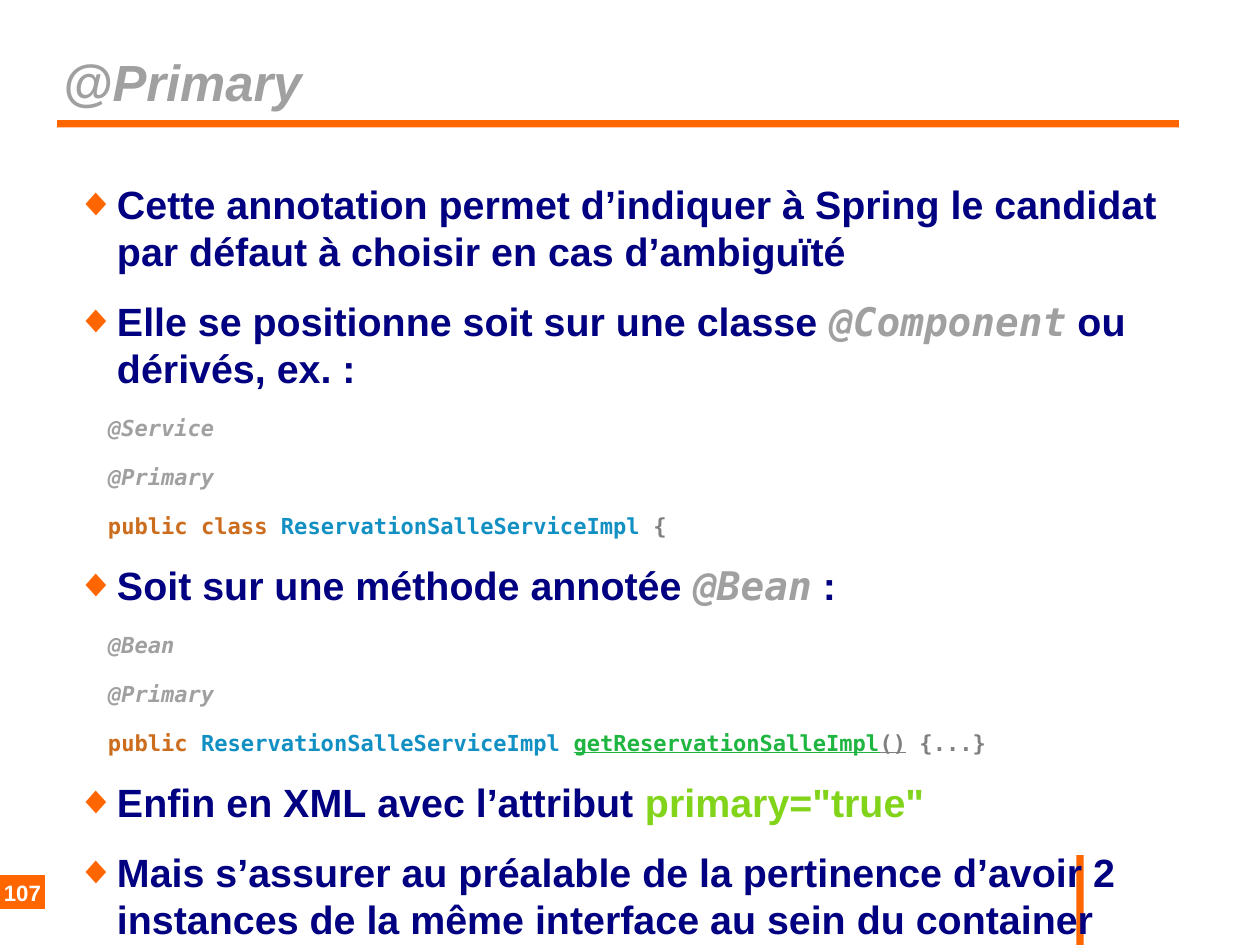
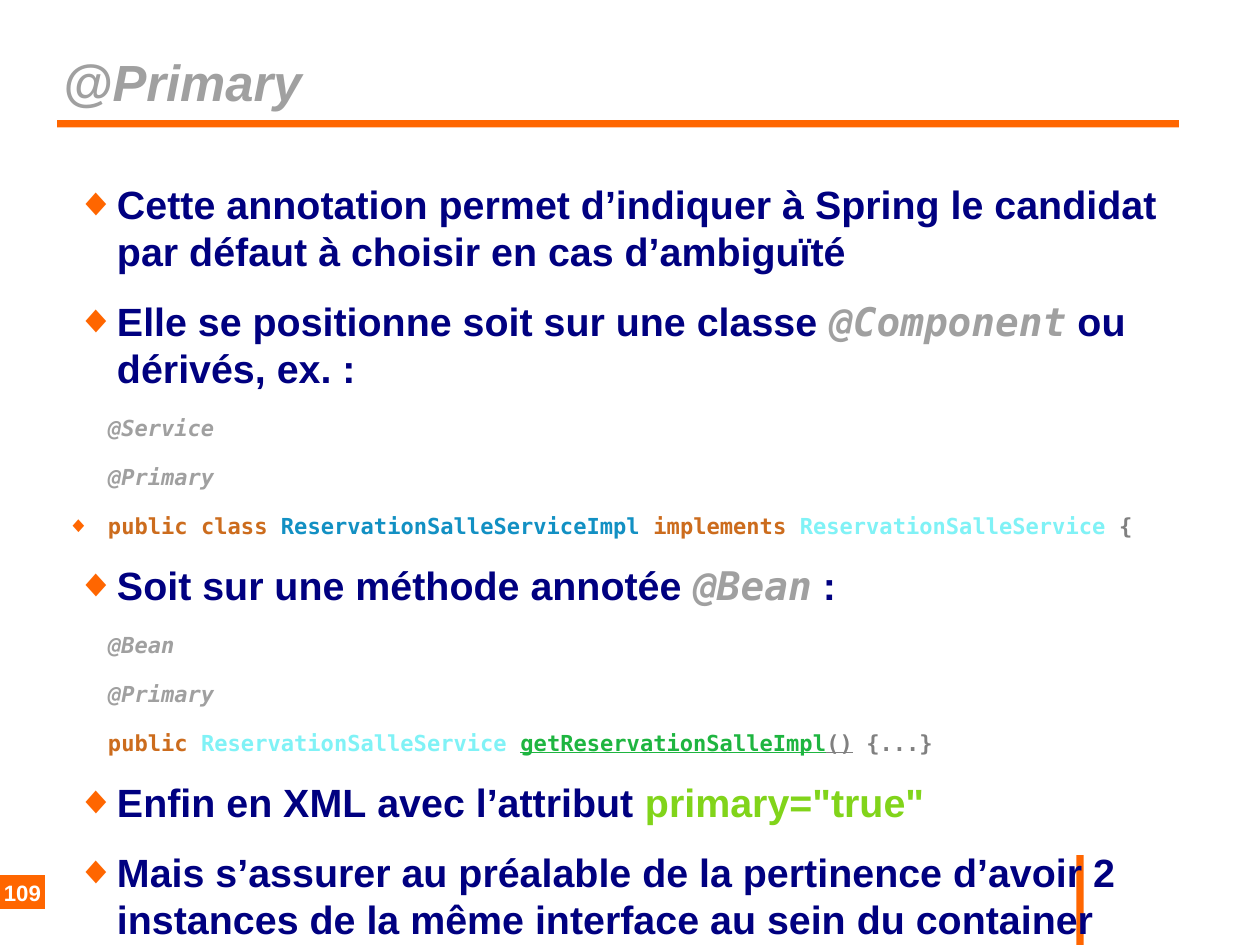
Before and after one commit to philphils/formation-spring, a slide deck: slide 109 of Documentation/diapo_formation_spring.odp (slide 107 before the commit). Drawn at 1260x945 pixels with LibreOffice and Linux fonts; fonts in the diff are those of the drawing; background and template pictures are left out. Boxes give left, top, right and bottom in pixels: in the first picture for what was removed or moved away, otherwise in the second. Text is boxed around its words. In the diff, an @@ line names an element or a change of style, - is before the commit and + after.

```diff
--- a/Documentation/diapo_formation_spring.odp
+++ b/Documentation/diapo_formation_spring.odp
@@ text at (x1=108, y1=516, x2=1106, y2=539): text changed @@
-public class ReservationSalleServiceImpl {
+◆ public class ReservationSalleServiceImpl implements ReservationSalleService {
@@ text at (x1=108, y1=733, x2=853, y2=756): text changed; text colour #1290C3 to #80F2F6 @@
-public ReservationSalleServiceImpl getReservationSalleImpl() {...}
+public ReservationSalleService getReservationSalleImpl() {...}
@@ page number at (x1=4, y1=885, x2=41, y2=902): text changed @@
-107
+109
```
Also in this commit, not shown: 14 other slides changed, 2 slides added.
